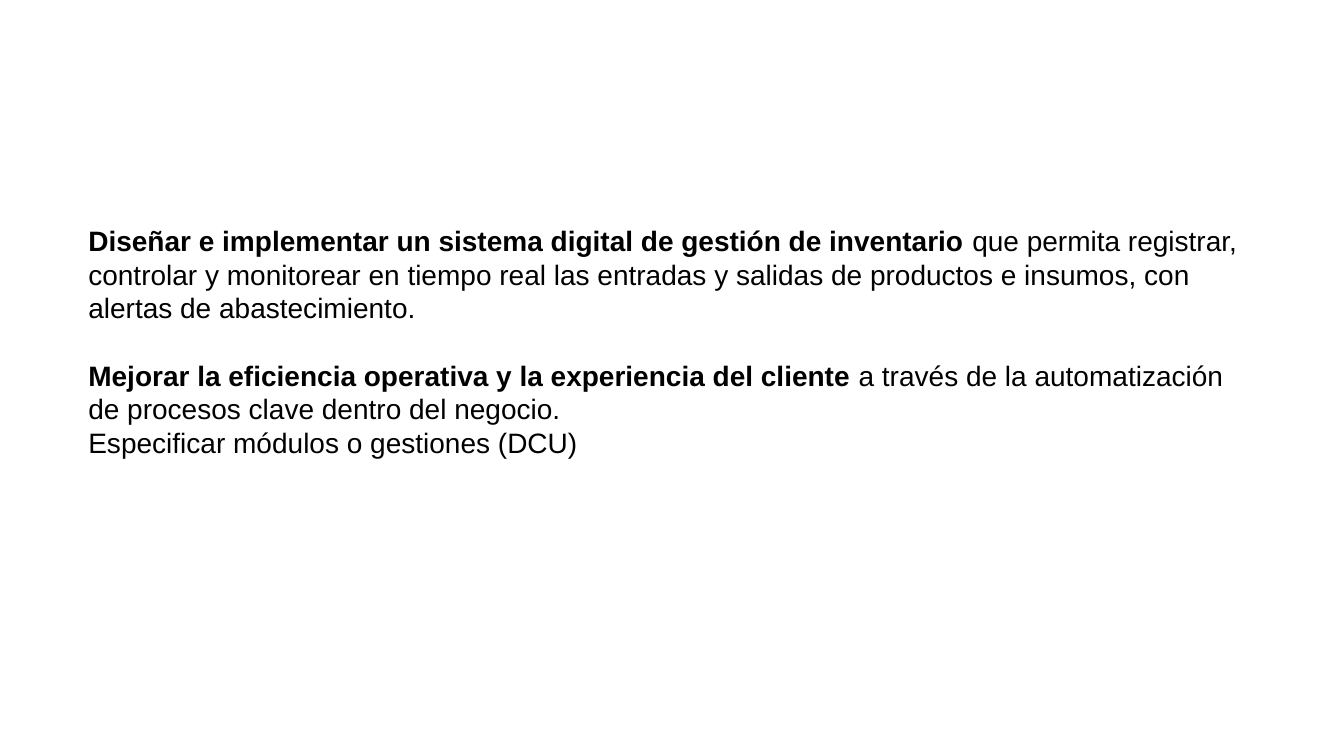
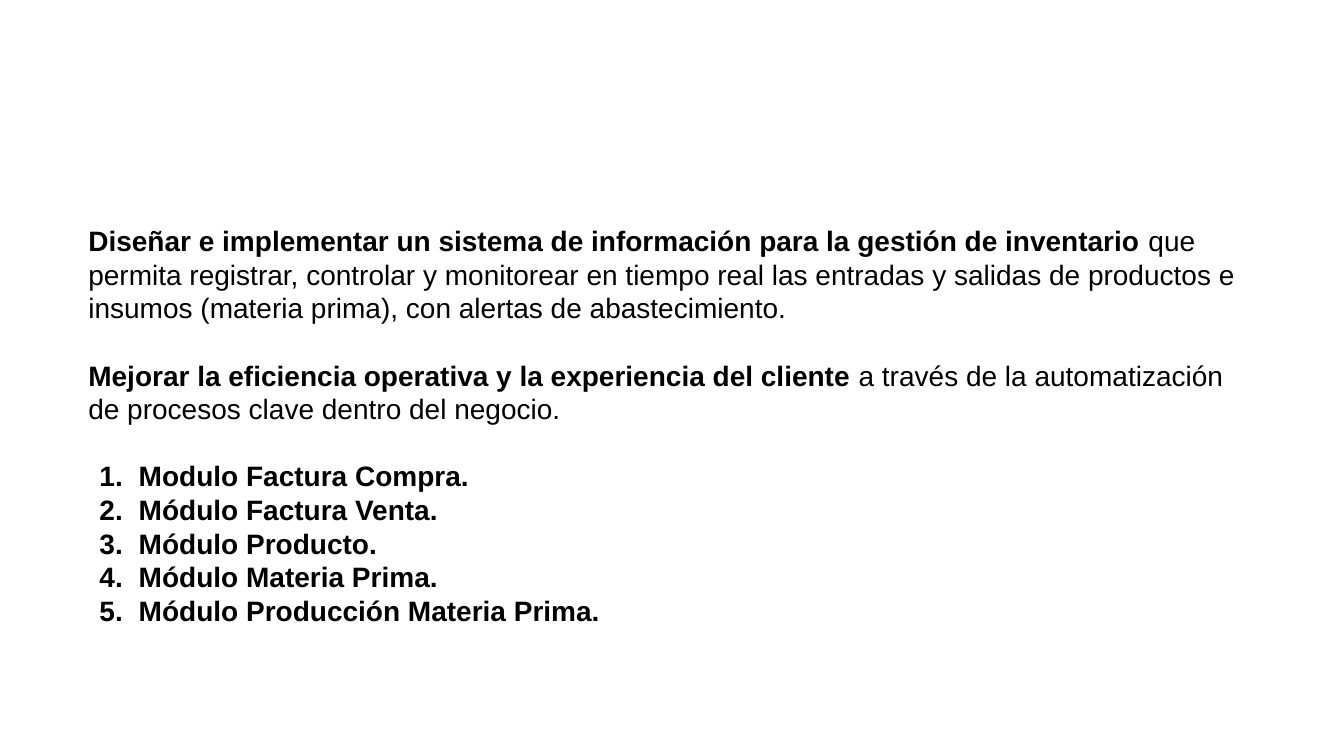
Before and after one commit to Branndon-Suarez/1.REPOSITORIO-WYK-PANADERIA.github.io, a slide deck: slide 6 of 4.Presentación/DIAPOSITIVAS_PROYECTO - GAES 7.pptx. Drawn at 1344x756 pixels with LibreOffice and Linux fonts; fonts in the diff are those of the drawing; background and template pictures are left out. Boxes give left, top, right and bottom in pixels: in the first picture for what was removed or moved away, otherwise in the second. Text is boxed around its words. In the diff, an @@ line names an element or a change of style, - is before the commit and + after.

Commit message:
docs: actualizar cambios presentacion

```diff
--- a/4.Presentación/DIAPOSITIVAS_PROYECTO - GAES 7.pptx
+++ b/4.Presentación/DIAPOSITIVAS_PROYECTO - GAES 7.pptx
@@ text at bbox=[88, 230, 1235, 323]: text changed @@
-Diseñar e implementar un sistema digital de gestión de inventario que permita registrar, controlar y monitorear en tiempo real las entradas y salidas de productos e insumos, con alertas de abastecimiento.
+Diseñar e implementar un sistema de información para la gestión de inventario que permita registrar, controlar y monitorear en tiempo real las entradas y salidas de productos e insumos (materia prima), con alertas de abastecimiento.
@@ text at bbox=[139, 465, 600, 622]: text changed; bold on @@
-Especificar módulos o gestiones (DCU)
+1. Modulo Factura Compra.
+2. Módulo Factura Venta.
+3. Módulo Producto.
+4. Módulo Materia Prima.
+5. Módulo Producción Materia Prima.
```
Also in this commit, not shown: 1 other file.
